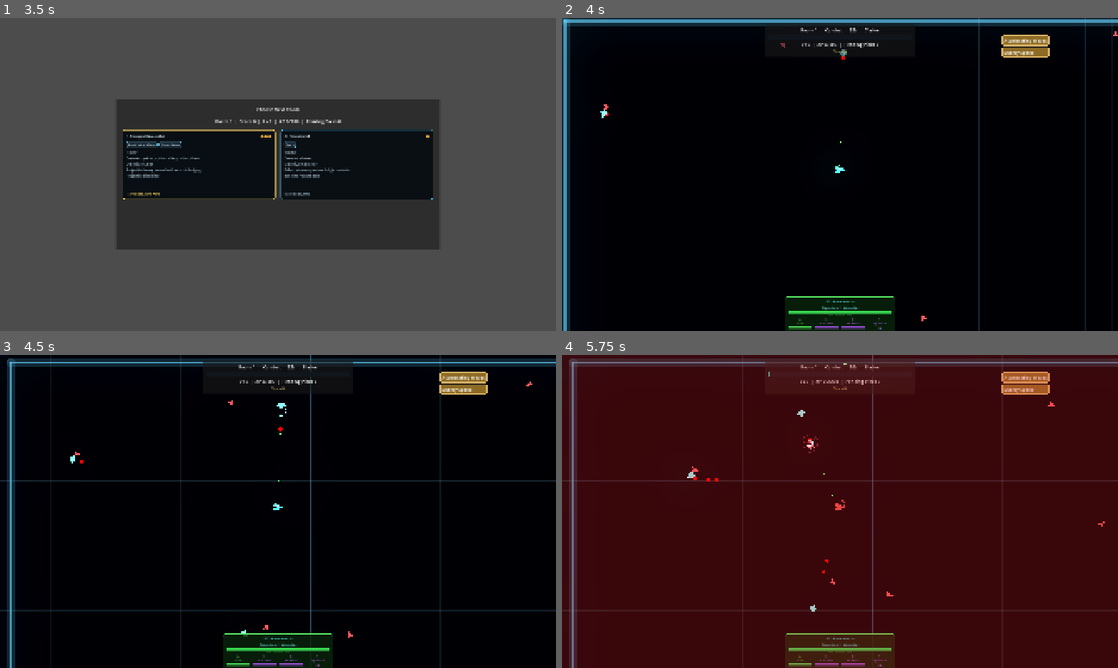
Above: before the commit, frames 1-4 (two rows, left to right).
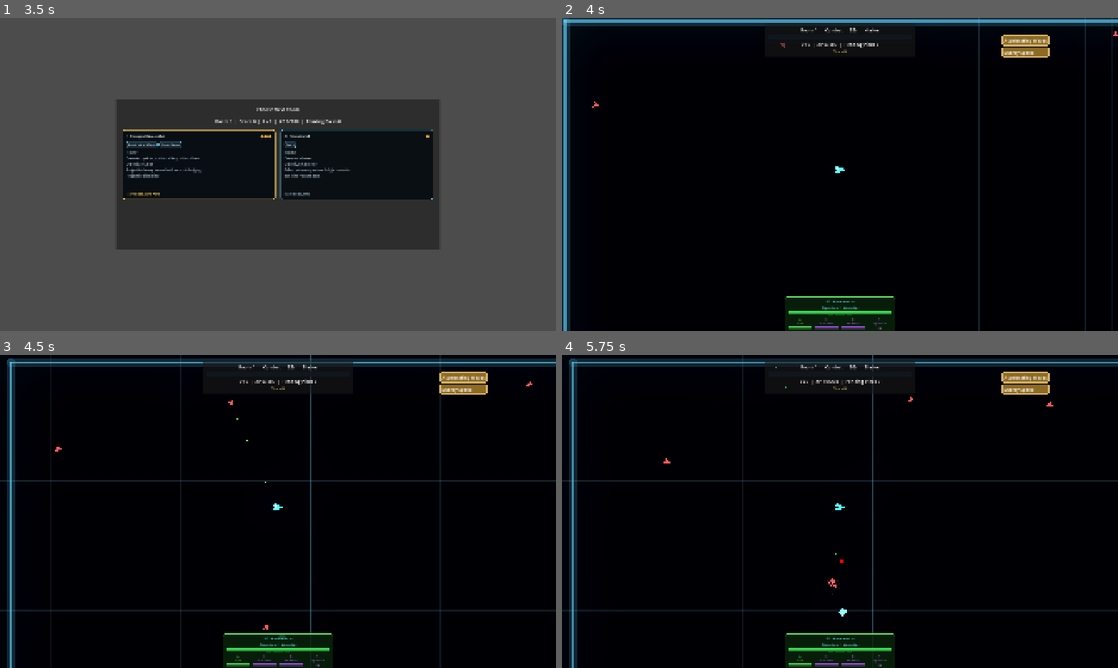
Above: after the commit, the same moments.

Repository: snaxico/project-twin-stick
Game: Godot game, scene res://scenes/ui/Bootstrap.tscn
Same seed, same stepped clock (60 frames per second), same inputs: the game is played once before the commit and once after it.
Inputs (mouse positions are in pixels of both pictures, inside the frame that each line leads up to):
- Up to frame 1 (3.5 s): click "Play" at 0.5 s; click "1 Player" at 1.25 s; click "1 Player" at 2 s; click "Start Run" at 2.75 s
- Up to frame 2 (4 s): click (762, 165) at 3.52 s
- Up to frame 3 (4.5 s): tap Enter (ui_accept) at 4.25 s; move the mouse to (400, 495) at 4.27 s; click (400, 495) at 4.42 s
- Up to frame 4 (5.75 s): tap Enter (ui_accept) at 4.52, 5.27 s; move the mouse to (728, 527) at 5.02 s; click (728, 527) at 5.17 s

Frame 1 is identical in both runs. In frame 2, 0.1% of the frame differs, in the area x 5-66%, y 3-97%; in frame 3, 0.1%; in frame 4, 100%, in the area x 0-100%, y 0-100%.

Commit message:
balance: ease early-game density + slow spitters (too hard/laggy from start)
Playtest: too many enemies + projectiles from the start while the player is
weak, and perf drops with high counts. Note: flow field is OFF in normal play
(no room has obstacles yet), so the perf hit is raw entity count.

- Gentle density ramp (was high even at room 1):
  - opening burst 6->4, continuous burst 5->3 (early end of the ramp)
  - spawn interval early 0.58s -> 0.90s (enemies trickle in at first)
  - density count mult early 1.15 -> 1.0
  All ramp to the current mid/late values by mid-run, so the "swarm" arrives
  later, not at the start.
- Spitter fire_interval 1.35 -> 1.8 (fewer projectiles). Spitters already gate
  to room 6+ (Ranged Gauntlet depth_gate 6), so rooms 1-5 stay projectile-free.

Fewer concurrent enemies + projectiles -> also eases the entity-count perf drop.

Co-Authored-By: Claude Opus 4.8 <noreply@anthropic.com>

Diff:
--- a/scripts/enemies/Enemy.gd
+++ b/scripts/enemies/Enemy.gd
@@ -306,7 +306,7 @@
 			enemy_type = EnemyType.SPITTER
 			max_health = 14.0
 			move_speed = 350.0
-			fire_interval = 1.35
+			fire_interval = 1.8
 			projectile_damage = 4
 			projectile_speed = 380.0
 			contact_damage = 4
--- a/scripts/game/WaveDirector.gd
+++ b/scripts/game/WaveDirector.gd
@@ -196,7 +196,7 @@
 func _get_enemy_count_multiplier() -> float:
 	var player_mult := 1.5 if int(_coop.call("get_player_count")) >= 2 else 1.0
 	var progress := RunState.get_run_progress()
-	var density_mult := lerpf(1.15, 1.4, clampf(progress, 0.0, 1.0)) + maxf(progress - 1.0, 0.0) * 0.12
+	var density_mult := lerpf(1.0, 1.4, clampf(progress, 0.0, 1.0)) + maxf(progress - 1.0, 0.0) * 0.12
 	return player_mult * density_mult * _get_density_count_multiplier()
 
 
@@ -222,7 +222,7 @@
 	var progress := RunState.get_run_progress()
 	var arc_progress := clampf(progress, 0.0, 1.0)
 	var continuation := maxf(progress - 1.0, 0.0)
-	var base := lerpf(0.58, 0.40, arc_progress) - continuation * 0.12
+	var base := lerpf(0.90, 0.40, arc_progress) - continuation * 0.12
 	return maxf(base, 0.30)
 
 func _get_density_count_multiplier() -> float:
@@ -262,7 +262,7 @@
 	var progress := RunState.get_run_progress()
 	var arc_progress := clampf(progress, 0.0, 1.0)
 	var continuation := maxf(progress - 1.0, 0.0)
-	var base := lerpf(6.0 if is_opening else 5.0, 9.0 if is_opening else 10.0, arc_progress)
+	var base := lerpf(4.0 if is_opening else 3.0, 9.0 if is_opening else 10.0, arc_progress)
 	var continuation_bonus := continuation * (3.0 if is_opening else 5.0)
 	return maxi(1, int(round(base + continuation_bonus)))
 
